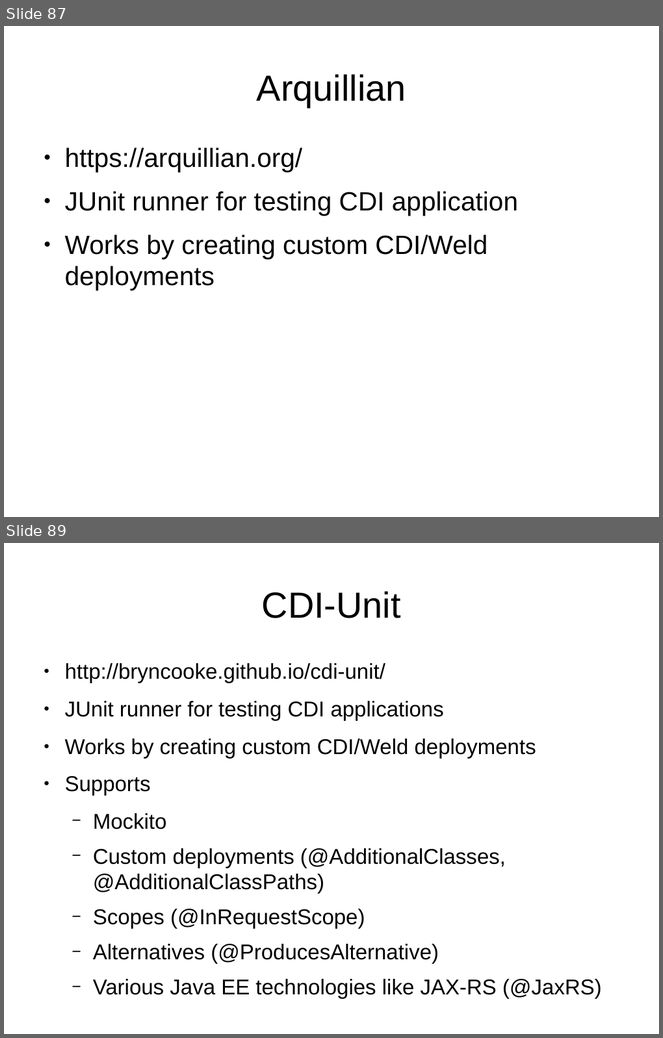
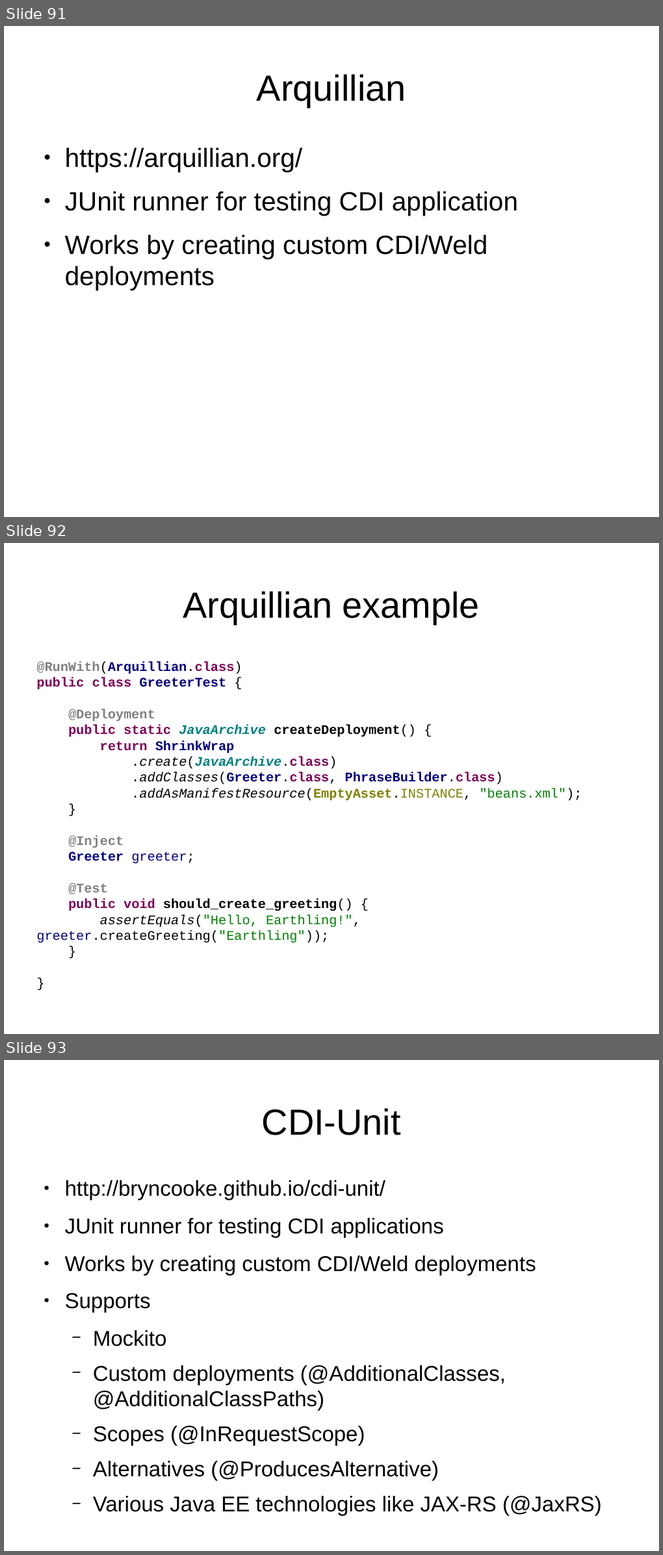
Before and after one commit to FrigoCoder/CDI, a slide deck: CDI.odp. Shown one above the other, each under a label of ours: slides 87 and 89 before the commit, slides 91, 92 and 93 after it; the slides between them are not shown. The pictures are 663x1038 and 663x1555 pixels, drawn with LibreOffice and Linux fonts; fonts in the diff are those of the drawing. Boxes give left, top, right and bottom in pixels: in the first picture for what was removed or moved away, otherwise in the second. Text is boxed around its words. In the diff, an @@ line names an element or a change of style, - is before the commit and + after.

```diff
--- a/CDI.odp
+++ b/CDI.odp
@@ slide 92 added at [4, 543, 659, 1034], background #FFFFFF @@
@@ title added at [183, 591, 480, 624], 44 pt, text #000000 @@
+Arquillian example
@@ text added at [36, 661, 582, 943], 16 pt, text #000000, bold @@
+@RunWith(Arquillian.class)
+public class GreeterTest {
+@Deployment
+public static JavaArchive createDeployment() {
+return ShrinkWrap
+.create(JavaArchive.class)
+.addClasses(Greeter.class, PhraseBuilder.class)
+.addAsManifestResource(EmptyAsset.INSTANCE, "beans.xml");
+}
+@Inject
+Greeter greeter;
+@Test
+public void should_create_greeting() {
+assertEquals("Hello, Earthling!", greeter.createGreeting("Earthling"));
+}
+}
@@ what was slide 87 is now slide 91 @@
@@ what was slide 89 is now slide 93 @@
```
Also in this commit, not shown: 2 slides changed, 4 other slides added, 1 slide removed, 3 other files.
